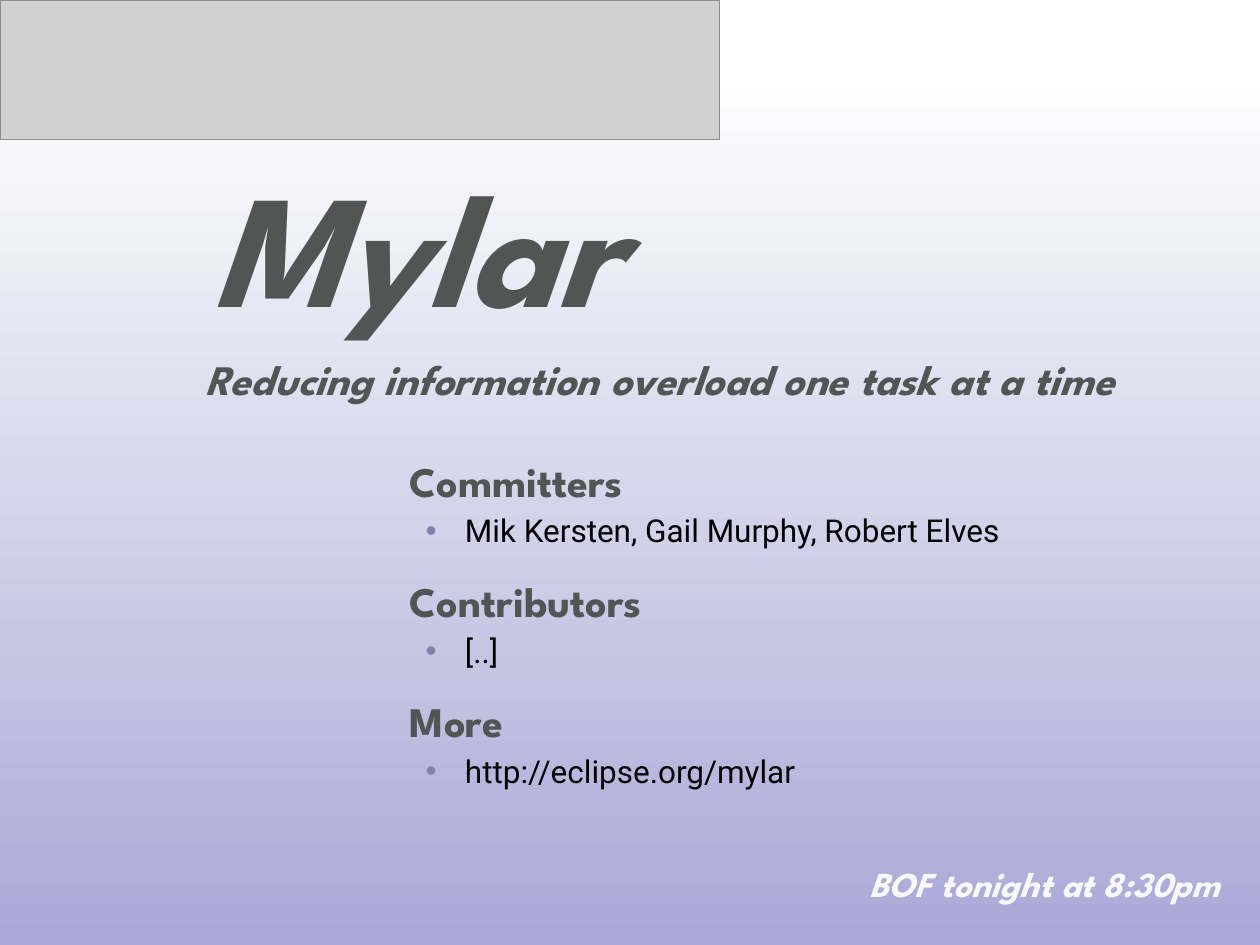
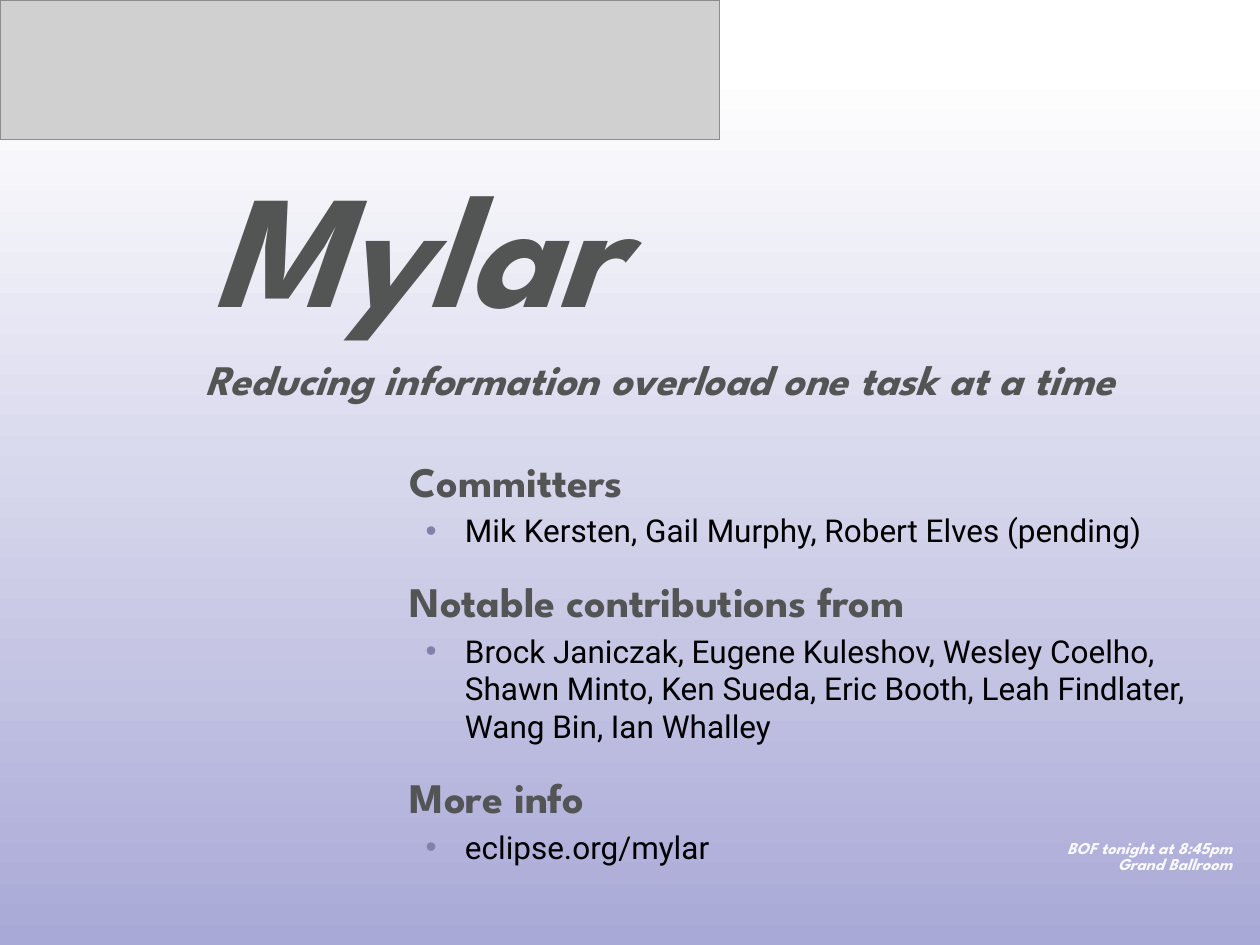
Before and after one commit to eclipse-mylyn/mylyn-website, a slide deck: slide 20 of publications/2006-03-mylar-eclipsecon.ppt. Drawn at 1260x945 pixels with LibreOffice and Linux fonts; fonts in the diff are those of the drawing; grey boxes stand for pictures. Boxes give left, top, right and bottom in pixels: in the first picture for what was removed or moved away, otherwise in the second. Text is boxed around its words. In the diff, an @@ line names an element or a change of style, - is before the commit and + after.

Commit message:
Progress on: prepare eclipsecon talk and slides

```diff
--- a/publications/2006-03-mylar-eclipsecon.ppt
+++ b/publications/2006-03-mylar-eclipsecon.ppt
@@ text at (410,517,1185,866): text changed @@
-  • Mik Kersten, Gail Murphy, Robert Elves
-  Contributors
-  • [..]
-  More
-  • http://eclipse.org/mylar
+  • Mik Kersten, Gail Murphy, Robert Elves (pending)
+  Notable contributions from
+  • Brock Janiczak, Eugene Kuleshov, Wesley Coelho, Shawn Minto, Ken Sueda, Eric Booth, Leah Findlater, Wang Bin, Ian Whalley
+  More info
+  • eclipse.org/mylar
@@ text at (1067,843,1232,870): text changed; size 20 to 9.5 pt @@
-  BOF tonight at 8:30pm
+  BOF tonight at 8:45pm
+  Grand Ballroom
```
Also in this commit, not shown: 13 other slides changed.
